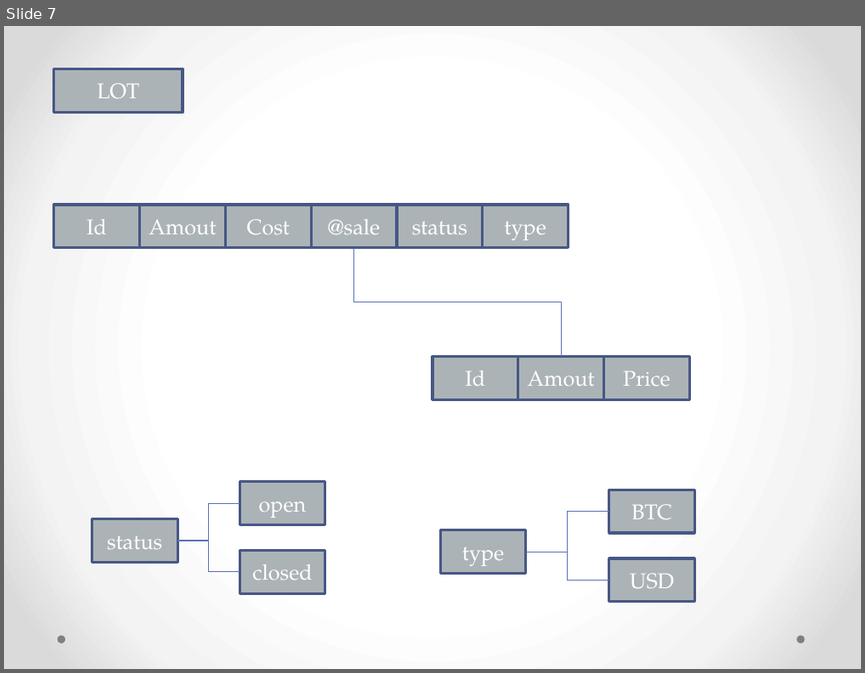
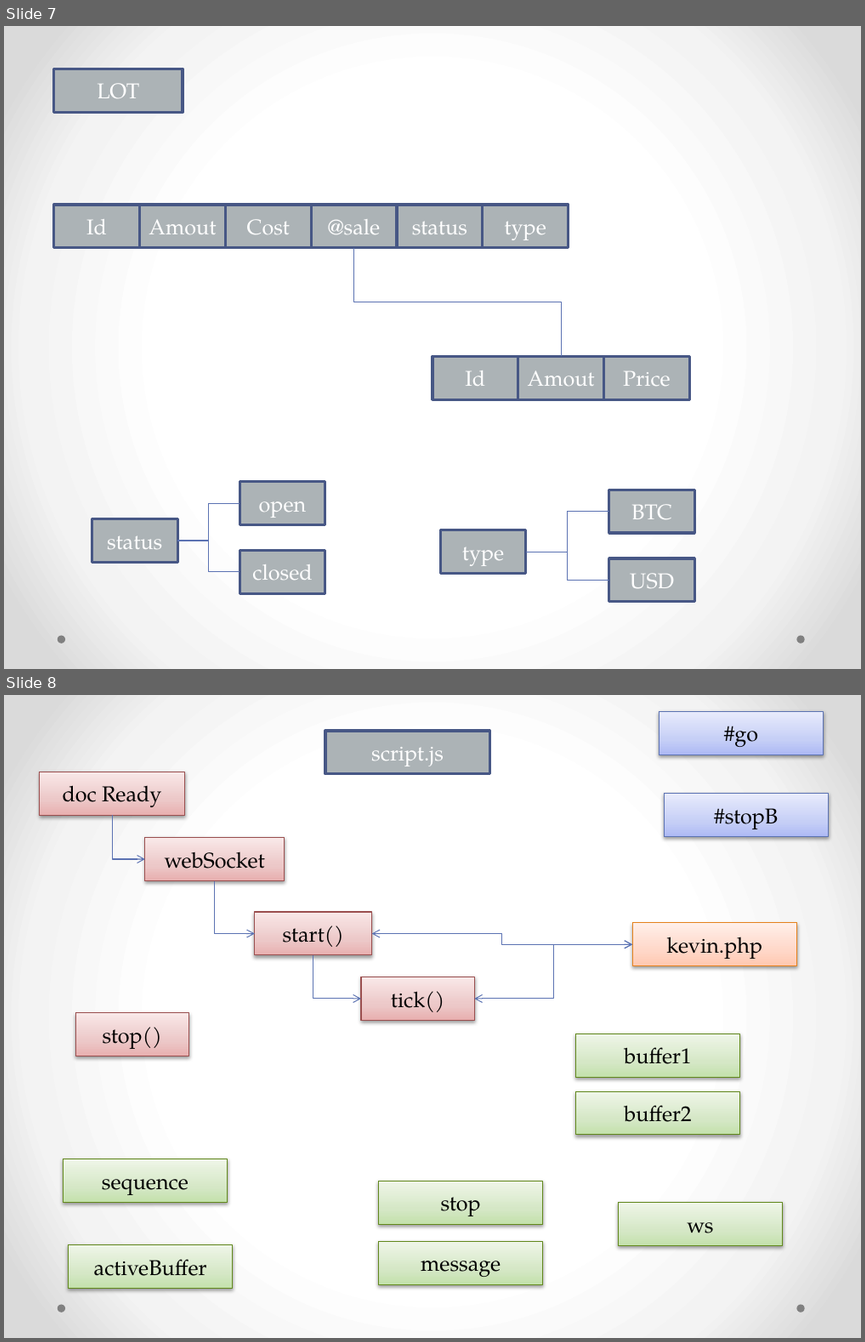
Before and after one commit to JamesLeB/Kevin, a slide deck: Document.pptx. Shown one above the other, each under a label of ours: slide 7 before the commit, slides 7 and 8 after it. The pictures are 865x673 and 865x1342 pixels, drawn with LibreOffice and Linux fonts; fonts in the diff are those of the drawing. Boxes give left, top, right and bottom in pixels: in the first picture for what was removed or moved away, otherwise in the second. Text is boxed around its words. In the diff, an @@ line names an element or a change of style, - is before the commit and + after.

```diff
--- a/Document.pptx
+++ b/Document.pptx
@@ slide 8 added at bbox=[4, 695, 861, 1338], background gradient #FFFFFF to #F4F4F4 to #DADADA; not listed: 2 template elements that a slide beside it also shows @@
@@ rectangle added at bbox=[658, 711, 823, 755], fill gradient #ADBBF6 to #C5CFF8 to #E8ECFD, outline #5C72B2 0.75 pt, 18 pt, text #000000 @@
+#go
@@ rectangle added at bbox=[325, 731, 490, 775], fill #ACB3B6, outline #475785 2.25 pt, 18 pt, text #FFFFFF @@
+script.js
@@ rectangle added at bbox=[40, 772, 185, 816], fill gradient #E8B0B0 to #EDC8C8 to #F9E9E9, outline #9A4E4E 0.75 pt, 18 pt, text #000000 @@
+doc Ready
@@ rectangle added at bbox=[664, 794, 828, 837], fill gradient #ADBBF6 to #C5CFF8 to #E8ECFD, outline #5C72B2 0.75 pt, 18 pt, text #000000 @@
+#stopB
@@ elbow arrow added from (112, 815) to (145, 860), #5C72B2 0.75 pt @@
@@ rectangle added at bbox=[145, 837, 284, 881], fill gradient #E8B0B0 to #EDC8C8 to #F9E9E9, outline #9A4E4E 0.75 pt, 18 pt, text #000000 @@
+webSocket
@@ elbow arrow added from (215, 881) to (255, 933), #5C72B2 0.75 pt @@
@@ rectangle added at bbox=[255, 912, 372, 955], fill gradient #E8B0B0 to #EDC8C8 to #F9E9E9, outline #9A4E4E 0.75 pt, 18 pt, text #000000 @@
+start()
@@ rectangle added at bbox=[632, 923, 796, 967], fill gradient #FFC9B1 to #FFD8C8 to #FFF0EA, outline #E6811C 0.75 pt, 18 pt, text #000000 @@
+kevin.php
@@ elbow double arrow added from (371, 933) to (632, 944), #5C72B2 0.75 pt @@
@@ elbow double arrow added from (474, 998) to (632, 944), #5C72B2 0.75 pt @@
@@ elbow arrow added from (313, 955) to (361, 998), #5C72B2 0.75 pt @@
@@ rectangle added at bbox=[361, 977, 474, 1021], fill gradient #E8B0B0 to #EDC8C8 to #F9E9E9, outline #9A4E4E 0.75 pt, 18 pt, text #000000 @@
+tick()
@@ rectangle added at bbox=[75, 1013, 188, 1056], fill gradient #E8B0B0 to #EDC8C8 to #F9E9E9, outline #9A4E4E 0.75 pt, 18 pt, text #000000 @@
+stop()
@@ rectangle added at bbox=[575, 1033, 740, 1077], fill gradient #C5E1AB to #D6E9C5 to #EFF7E9, outline #62891C 0.75 pt, 18 pt, text #000000 @@
+buffer1
@@ rectangle added at bbox=[575, 1091, 740, 1134], fill gradient #C5E1AB to #D6E9C5 to #EFF7E9, outline #62891C 0.75 pt, 18 pt, text #000000 @@
+buffer2
@@ rectangle added at bbox=[64, 1158, 228, 1202], fill gradient #C5E1AB to #D6E9C5 to #EFF7E9, outline #62891C 0.75 pt, 18 pt, text #000000 @@
+sequence
@@ rectangle added at bbox=[378, 1181, 543, 1225], fill gradient #C5E1AB to #D6E9C5 to #EFF7E9, outline #62891C 0.75 pt, 18 pt, text #000000 @@
+stop
@@ rectangle added at bbox=[619, 1202, 783, 1246], fill gradient #C5E1AB to #D6E9C5 to #EFF7E9, outline #62891C 0.75 pt, 18 pt, text #000000 @@
+ws
@@ rectangle added at bbox=[69, 1244, 233, 1288], fill gradient #C5E1AB to #D6E9C5 to #EFF7E9, outline #62891C 0.75 pt, 18 pt, text #000000 @@
+activeBuffer
@@ rectangle added at bbox=[378, 1241, 543, 1285], fill gradient #C5E1AB to #D6E9C5 to #EFF7E9, outline #62891C 0.75 pt, 18 pt, text #000000 @@
+message
```
Also in this commit, not shown: 1 other slide added.
